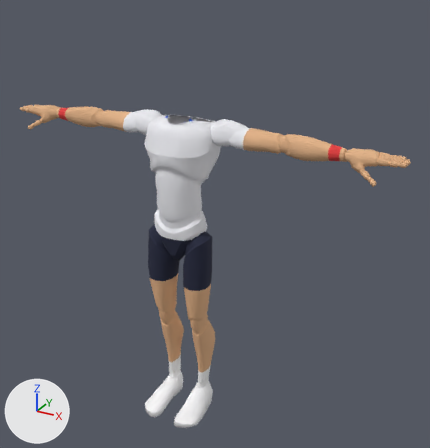
The glTF model sweetspot/models/players/p04.glb as it was, and as the next commit left it.
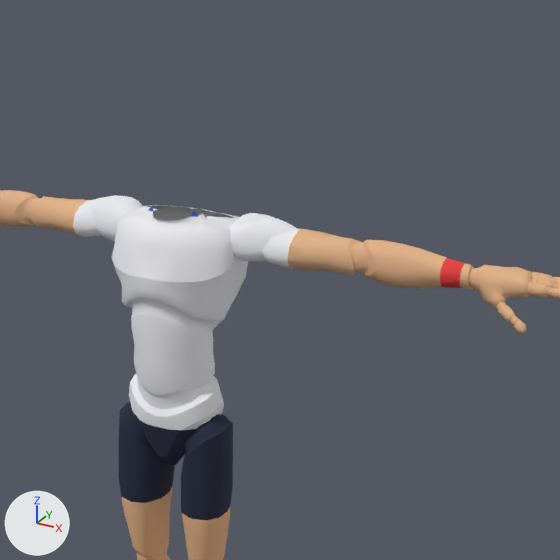
There are two pictures of each version: one whole from a 50 mm lens placed at (1.35, -2.13, 2.12), pointed at (0.14, 0.08, 1.01), one close up on the part from 19% to 92% of the width and 0% to 70% of the height. The lights are fixed; the arrows at lower left show +X, +Y and +Z. The last two pictures show the newer version. Vertices at exactly the same position are counted once.

Objects in the first close-up: 'Body'.
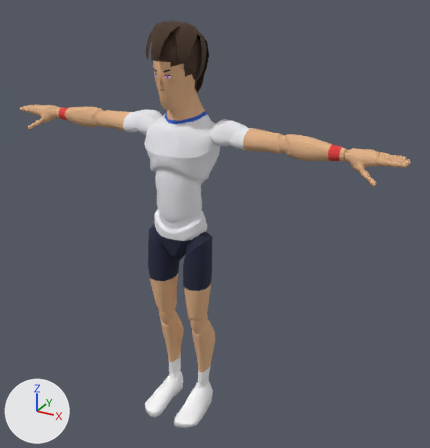
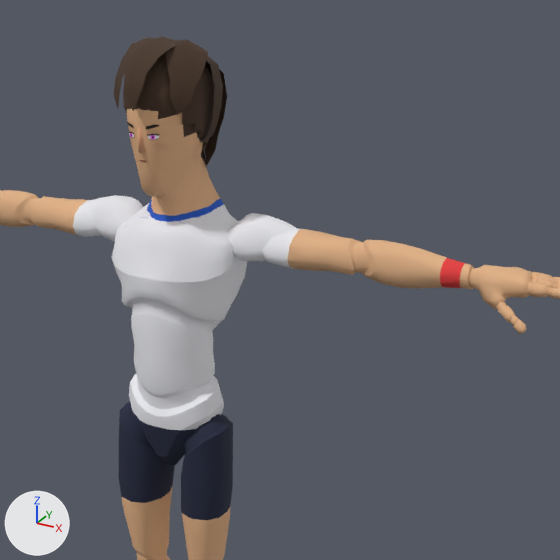
The change, as a diff of the scene's bpy script:
```diff
--- a/sweetspot/models/players/p04.glb.py
+++ b/sweetspot/models/players/p04.glb.py
@@ img_face_01 @@
+img_face_01 = load_image('face_01', '_unpacked/face_01', 128, 128, 'sRGB')
@@ mat_face @@
+mat_face = principled_material('face')
+mat_face.texture = img_face_01  # with its transparency
+mat_face.roughness = 0.9
@@ me_mannequin @@
 # used by ob_body; location = (0.0, 0.0, 0.0)
-me_mannequin.from_pydata(...)  # 7088 vertices, 13890 faces; spans x -0.97..0.97, y -0.21..0.14, z 0.0..1.51
+me_mannequin.from_pydata(...)  # 7378 vertices, 14511 faces; spans x -0.97..0.97, y -0.21..0.14, z 0.0..1.86
+# me_mannequin part 1: 71 vertices moved from x -0.21..0.21, y -0.05..0.14, z 1.33..1.51 to x -0.21..0.21, y -0.05..0.14, z 1.32..1.51; 50 vertices removed from x -0.15..0.15, y -0.05..0.1, z 1.46..1.5; 340 vertices added at x -0.15..0.15, y -0.13..0.12, z 1.45..1.86
+# other edits to the shape of me_mannequin do not show in these pictures
 me_mannequin.materials.append(mat_palette)
@@ me_nose @@
+me_nose.from_pydata(...)  # 6 vertices, 6 faces; spans x -0.0106..0.0106, y -0.1315..-0.1137, z 1.6643..1.7191
+me_nose.materials.append(mat_palette)  # picture img_palette
@@ me_hair @@
+me_hair.from_pydata(...)  # 478 vertices, 908 faces; spans x -0.111..0.111, y -0.154..0.163, z 1.573..1.904
+me_hair.materials.append(mat_palette)  # picture img_palette
@@ me_face @@
+me_face.from_pydata(...)  # 50 vertices, 64 faces; spans x -0.0672..0.0672, y -0.1276..-0.0304, z 1.6106..1.7281
+me_face.materials.append(mat_face)  # picture img_face_01
@@ ob_nose @@
+ob_nose = bpy.data.objects.new('Nose', me_nose)
+ob_nose.location = (0.0, 0.0, 0.0)
@@ ob_hair @@
+ob_hair = bpy.data.objects.new('Hair', me_hair)
+ob_hair.location = (0.0, 0.0, 0.0)
@@ ob_face @@
+ob_face = bpy.data.objects.new('Face', me_face)
+ob_face.location = (0.0, 0.0, 0.0)
```

Pixel boxes (x1, y1, x2, y2) of what changed, in the close-ups (560 x 560 px):
'Body', reshaped: before (0, 190, 560, 560); after (0, 108, 560, 560)
'Hair', added (brown): after (114, 36, 227, 166)
'Face', added: after (127, 122, 159, 162)
'Nose', added: after (138, 128, 146, 153)
part 1 of me_mannequin, built on: before (97, 195, 267, 252); after (97, 108, 267, 252)
